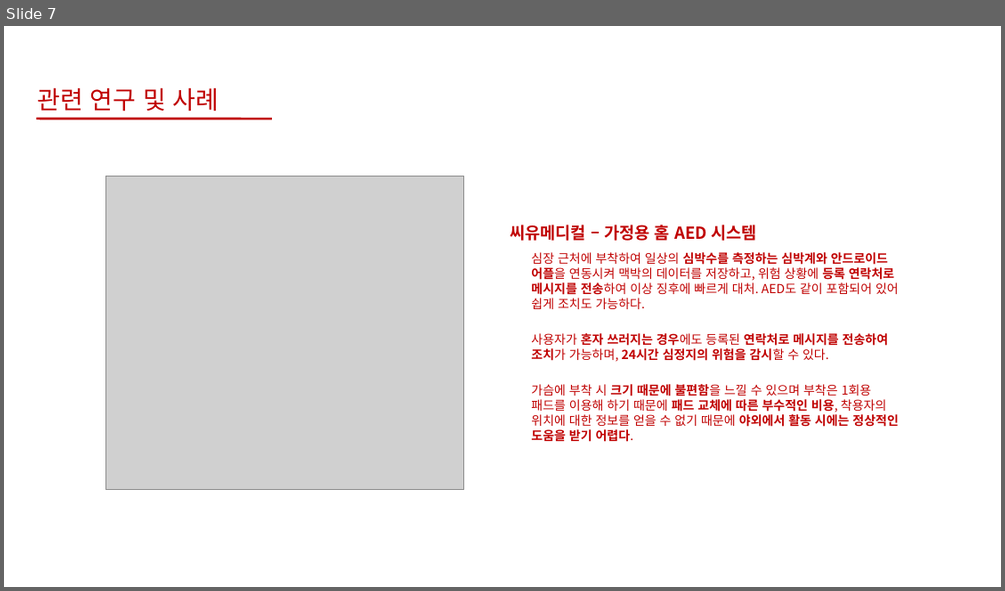
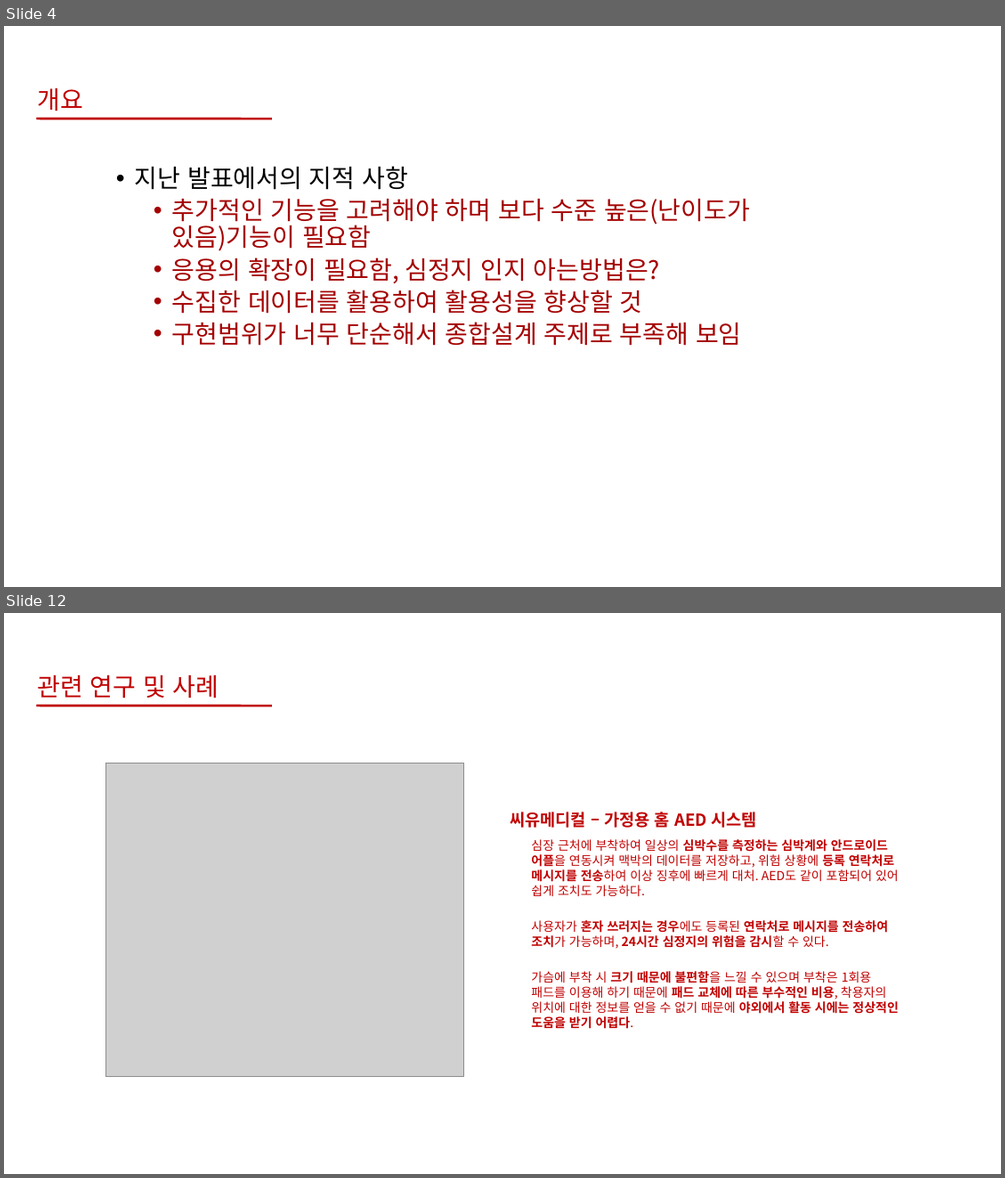
Before and after one commit to bajahoe/gitchana, a slide deck: 제안서 팀장 조동윤, 팀원 임종운.pptx. Shown one above the other, each under a label of ours: slide 7 before the commit, slides 4 and 12 after it; the slides between them are not shown. The pictures are 1005x591 and 1005x1178 pixels, drawn with LibreOffice and Linux fonts; fonts in the diff are those of the drawing; grey boxes stand for pictures; background and template pictures are left out. Boxes give left, top, right and bottom in pixels: in the first picture for what was removed or moved away, otherwise in the second. Text is boxed around its words. In the diff, an @@ line names an element or a change of style, - is before the commit and + after.

Commit message:
시나리오 및 제안서 수정사항
시스템 구성도, 지적사항에 대한 수정 내용, 시나리오 수정

```diff
--- a/제안서 팀장 조동윤, 팀원 임종운.pptx
+++ b/제안서 팀장 조동윤, 팀원 임종운.pptx
@@ slide 4 added at (x1=4, y1=26, x2=1001, y2=587), background #FFFFFF @@
@@ text added at (x1=38, y1=87, x2=84, y2=111), 24 pt, text #C00000 @@
+개요
@@ line added from (36, 119) to (272, 119), #C00000 2.25 pt @@
@@ text added at (x1=135, y1=166, x2=750, y2=346), 24 pt, text #A40000 @@
+• 지난 발표에서의 지적 사항
+  • 추가적인 기능을 고려해야 하며 보다 수준 높은(난이도가 있음)기능이 필요함
+  • 응용의 확장이 필요함, 심정지 인지 아는방법은?
+  • 수집한 데이터를 활용하여 활용성을 향상할 것
+  • 구현범위가 너무 단순해서 종합설계 주제로 부족해 보임
@@ what was slide 7 is now slide 12 @@
```
Also in this commit, not shown: 16 slides changed, 6 other slides added, 2 other files.
